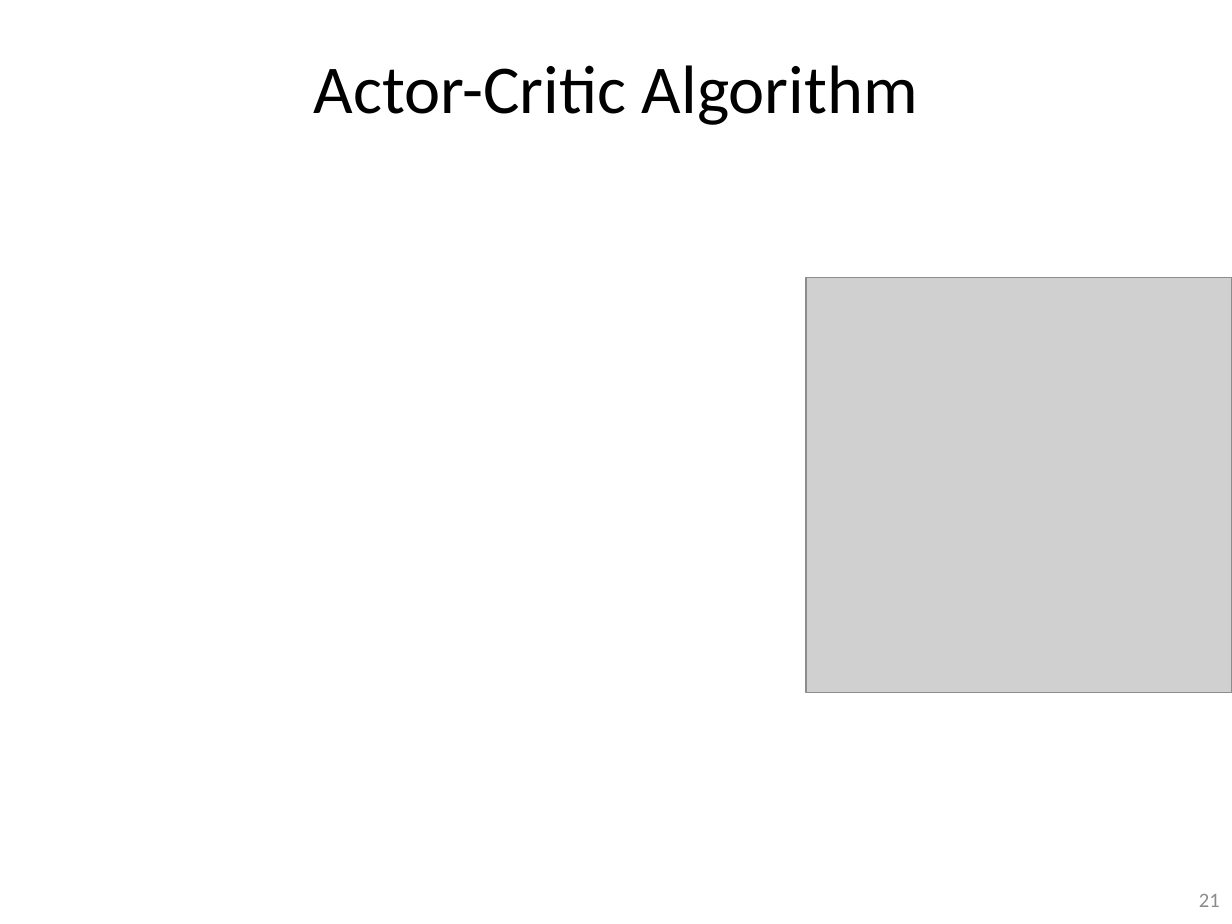
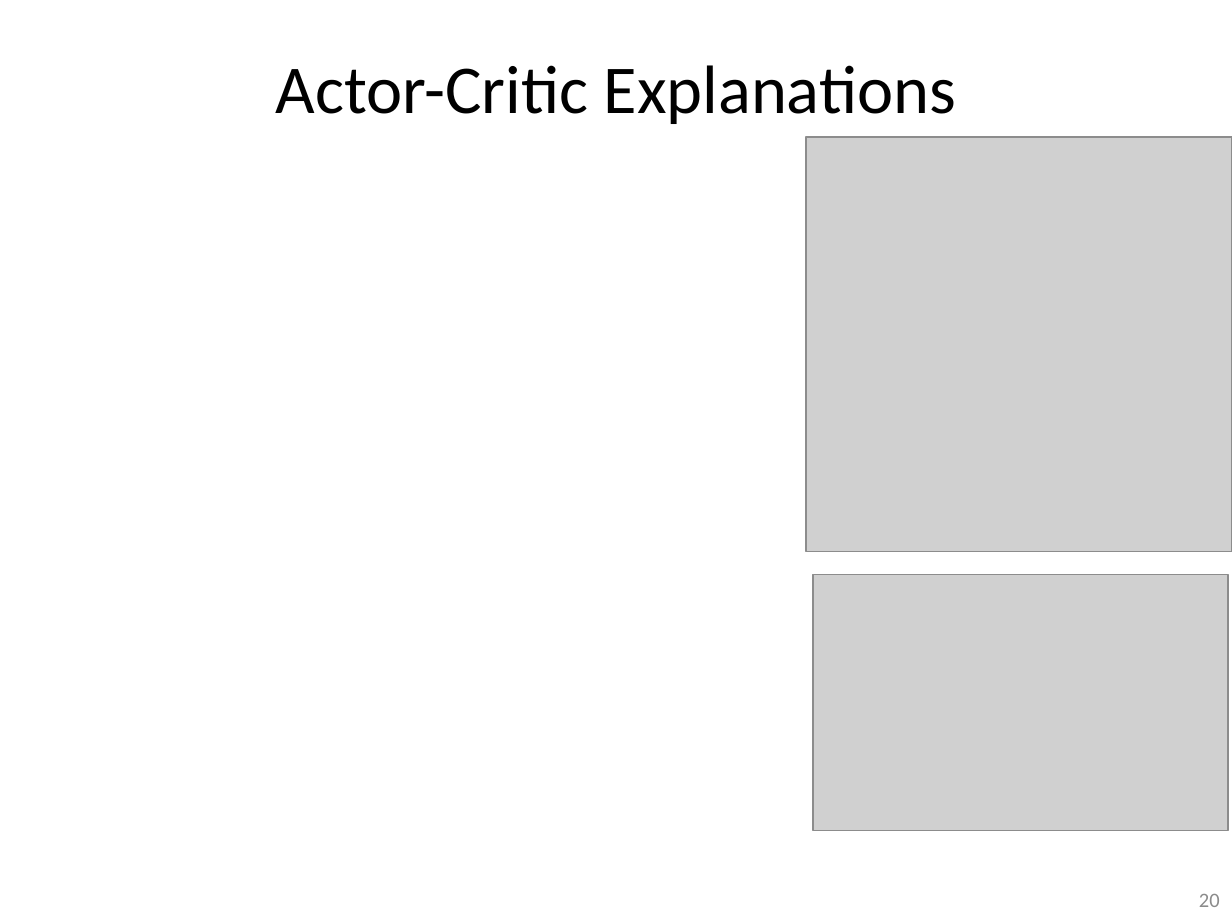
Before and after one commit to guzonghua/saav, a slide deck: slide 20 of PPTs/L7.3 Policy-based RL.pptx (slide 21 before the commit). Drawn at 1232x924 pixels with LibreOffice and Linux fonts; fonts in the diff are those of the drawing; grey boxes stand for pictures. Boxes give left, top, right and bottom in pixels: in the first picture for what was removed or moved away, otherwise in the second. Text is boxed around its words. In the diff, an @@ line names an element or a change of style, - is before the commit and + after.

```diff
--- a/PPTs/L7.3 Policy-based RL.pptx
+++ b/PPTs/L7.3 Policy-based RL.pptx
@@ title at (276, 65, 956, 124): text changed @@
-Actor-Critic Algorithm
+Actor-Critic Explanations
@@ picture: place and size @@
-picture at (806, 277, 1232, 692)
+picture at (806, 137, 1232, 552)
@@ picture added at (813, 574, 1228, 830) @@
@@ page number at (1199, 894, 1220, 907): text changed @@
-21
+20
```
Also in this commit, not shown: 8 other slides changed, 11 slides added, 15 slides removed, 10 other files.
